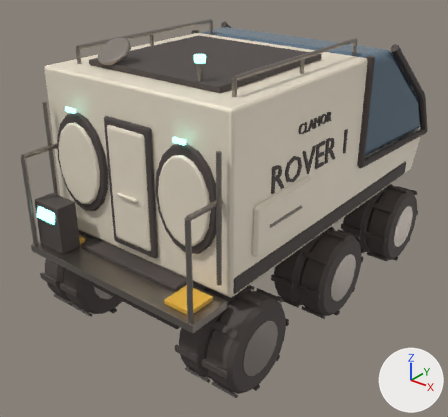
The glTF model models/vehicle_rover.glb: old version first, new version second.
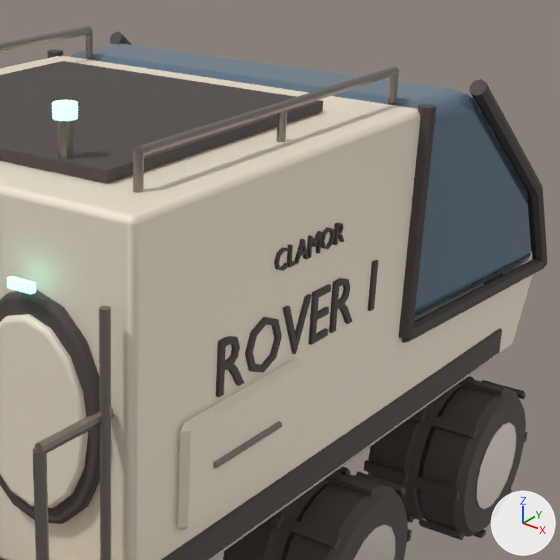
There are two pictures of each version: one whole from a 50 mm camera at (3.92, -5.35, 4.14) aimed at (-0.08, -0.36, 1.04), one close up on the part from 38% to 97% of the width and 2% to 65% of the height. The axes (+X, +Y, +Z) are drawn at lower right. The lights are the same throughout. The older version's two pictures come first. Where no turn or scale is listed for an object, it has been applied to the vertices. Vertices at exactly the same position are counted once.

In view in the first close-up: 'belt1', 'body', 'locker1', 'name1', 'pillar_c1', 'radiator', 'roofrail1', 'suitport_plate1', 'suitport_ring1', 'team1', 'wheel_2', 'wheel_4', 'window' and 17 more.
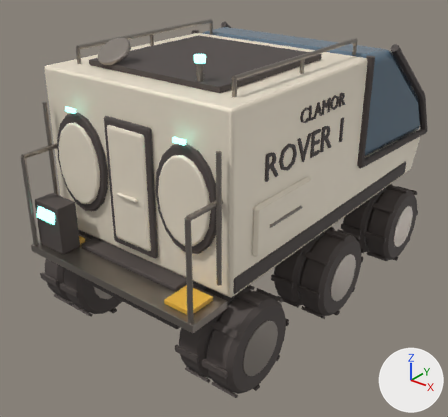
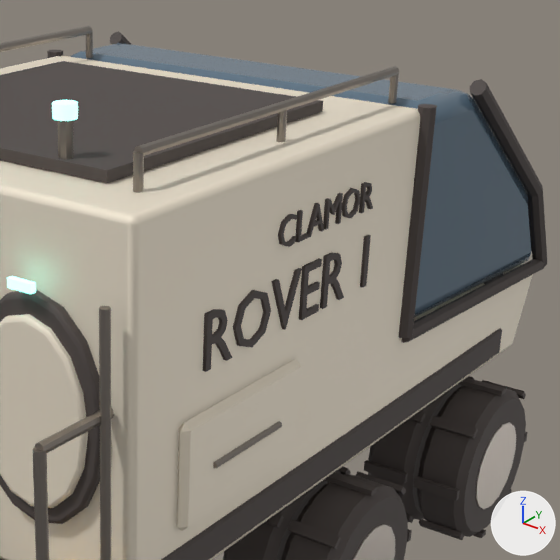
Pixel boxes (x1, y1, x2, y2) of what changed, in the close-ups (560 x 560 px):
'name1', moved: before (216, 260, 379, 397); after (203, 235, 371, 372)
'team1', moved, rescaled (35% wider, 35% taller): before (274, 223, 344, 271); after (278, 182, 373, 247)

The change, as a diff of the scene's bpy script:
```diff
--- a/models/vehicle_rover.glb.py
+++ b/models/vehicle_rover.glb.py
@@ me_team1 @@
 # used by ob_team1; location = (1.158, -0.563, 2.36)
-me_team1.from_pydata(...)  # 180 vertices, 348 faces; spans x -0.008..0.008, y -0.278..0.285, z -0.043..0.055
+me_team1.from_pydata(...)  # 180 vertices, 348 faces; spans x -0.008..0.008, y -0.392..0.401, z -0.061..0.077
+# me_team1 part 1: the whole mesh is scaled about the mesh origin by (1, 1.41, 1.41)
 me_team1.materials.append(mat_trim)
@@ ob_name1 @@
 ob_name1 = bpy.data.objects.new('name1', me_name1)
-ob_name1.location = (1.158, -0.563, 2.0)
+ob_name1.location = (1.158, -0.663, 2.148)
@@ ob_team1 @@
 ob_team1 = bpy.data.objects.new('team1', me_team1)
-ob_team1.location = (1.158, -0.563, 2.36)
+ob_team1.location = (1.158, -0.432, 2.473)
```
